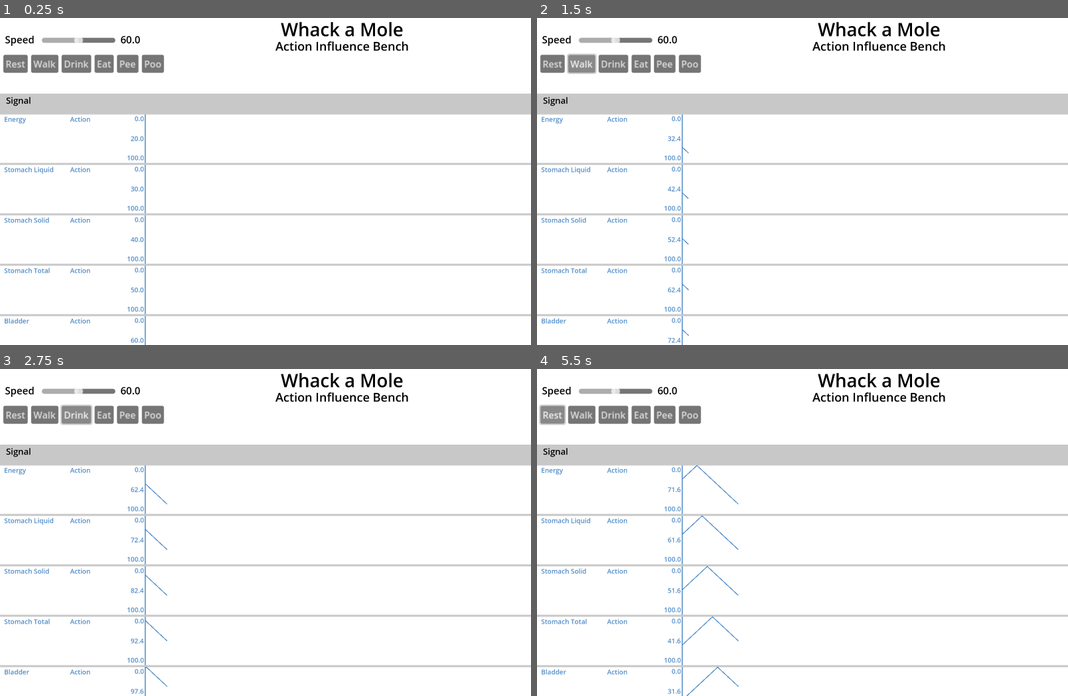
Above: before the commit, frames 1-4 (two rows, left to right).
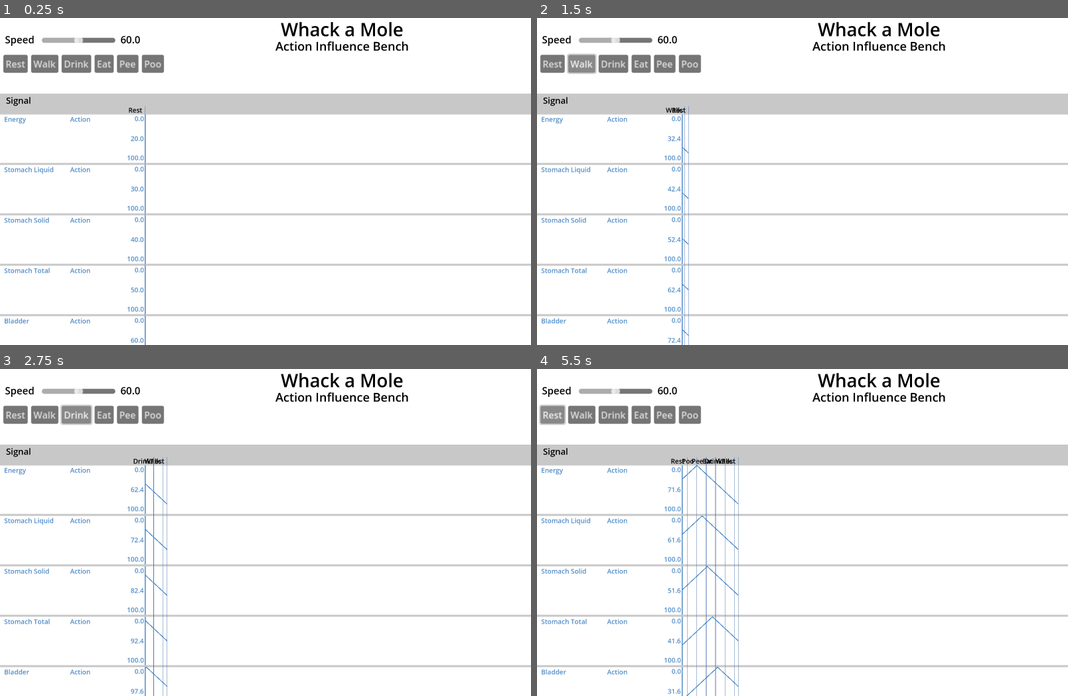
Above: after the commit, the same moments.

Repository: steampunkmind/mitw-action-influence-bench
Game: Godot game, scene res://bench.tscn
The game is run twice, just before and just after one commit, with the same random seed, the same clock (stepped at 60 frames per second) and the same inputs.
Inputs:
- Up to frame 1 (0.25 s): no input
- Up to frame 2 (1.5 s): click "Rest" at 0.5 s; click "Walk" at 1.25 s
- Up to frame 3 (2.75 s): click "Drink" at 2 s
- Up to frame 4 (5.5 s): click "Eat" at 2.75 s; click "Pee" at 3.5 s; click "Poo" at 4.25 s; click "Rest" at 5 s

The runs differ from the first frame. In frame 1, less than 0.1% of the frame differs, in the area x 24-28%, y 26-92%; in frame 2, 0.2%; in frame 3, 0.3%; in frame 4, 0.9%, in the area x 25-38%, y 26-100%.

Commit message:
Links action selection to graph

Diff:
--- a/action_buttons.gd
+++ b/action_buttons.gd
@@ -18,8 +18,10 @@
 		button.pressed.connect(_action_button_pressed.bind(action_dict))
 		add_child(button)
 		button_location = button.position.x + (button.size.x * button_scale.x) + button_margin
+	$ActionButtonTemplate.visible = false
 
-	$ActionButtonTemplate.visible = false
+	# Init bench with first action in array
+	_action_button_pressed(action_array[0])
 
 
 # Called every frame. 'delta' is the elapsed time since the previous frame.
--- a/bench.gd
+++ b/bench.gd
@@ -27,8 +27,8 @@
 
 
 func _on_timer_timeout() -> void:
-	$SignalGraph.add_frame()
+	$SignalGraph.add_frame_to_graph()
 
 
 func _on_action_button_pressed(dict: Dictionary) -> void:
-	print("Bench._on_action_button_pressed " + dict.name + " " + str(dict.get("Energy", 0)))
+	$SignalGraph.set_action(dict)
--- a/signal_graph.gd
+++ b/signal_graph.gd
@@ -4,10 +4,16 @@
 @export var signal_array_dicts: Array[Dictionary]
 @export var signal_graph_row_template: PackedScene
 
-var frame_count: float = 0
+var name_line_offset: float
+var action_names: Array[Control]
+var action_lines: Array[Node2D]
+
 
 # Called when the node enters the scene tree for the first time.
 func _ready() -> void:
+	$ActionNameTemplate.visible = false
+	$ActionLineTemplate.visible = false
+	name_line_offset = $ActionLineTemplate.position.x - ($ActionNameTemplate.position.x + $ActionNameTemplate.size.x)
 	var header_margin = 100
 	var row_margin = 10
 	var row_size = (size.y - header_margin) / signal_array_dicts.size()
@@ -29,7 +35,38 @@
 	pass
 
 
-func add_frame() -> void:
+func add_frame_to_graph() -> void:
+	for control in action_names:
+		if (control.position.x + control.size.x + name_line_offset < size.x):
+			control.position.x = control.position.x + 1
+
+	var waiting_count = 0
+	for node in action_lines:
+		node.position.x
+		if (node.position.x < size.x):
+			node.position.x = node.position.x + 1
+		else:
+			waiting_count += 1
+
+	if (waiting_count > 1):
+		action_names.remove_at(action_names.size() - 1)
+		action_lines.remove_at(action_lines.size() - 1)
+		remove_child(action_names.get(action_names.size() - 1))
+		remove_child(action_lines.get(action_lines.size() - 1))
+
 	for child in get_children():
 		if (is_instance_of(child, SignalGraphRow)):
 			child.add_frame_to_graph()
+
+
+func set_action(dict: Dictionary) -> void:
+	var new_action_name = $ActionNameTemplate.duplicate(1)
+	new_action_name.visible = true
+	new_action_name.text = dict.name
+	add_child(new_action_name)
+	action_names.insert(0, new_action_name)
+
+	var new_action_line = $ActionLineTemplate.duplicate(1)
+	new_action_line.visible = true
+	add_child(new_action_line)
+	action_lines.insert(0, new_action_line)
--- a/signal_graph.tscn
+++ b/signal_graph.tscn
@@ -7,13 +7,17 @@
 font_size = 42
 font_color = Color(0, 0, 0, 1)
 
+[sub_resource type="LabelSettings" id="LabelSettings_lqfjh"]
+font_size = 32
+font_color = Color(0, 0, 0, 1)
+
 [node name="SignalGraph" type="ColorRect"]
 anchors_preset = 2
 anchor_top = 1.0
 anchor_bottom = 1.0
 offset_top = -1950.0
 offset_right = 3300.0
-offset_bottom = -950.0
+offset_bottom = -390.0
 grow_vertical = 0
 script = ExtResource("1_kc2xn")
 signal_array_dicts = Array[Dictionary]([{
@@ -58,3 +62,20 @@
 offset_bottom = 74.0
 text = "Signal"
 label_settings = SubResource("LabelSettings_kc2xn")
+
+[node name="ActionNameTemplate" type="Label" parent="."]
+layout_mode = 0
+offset_left = 286.0
+offset_top = 56.0
+offset_right = 686.0
+offset_bottom = 101.0
+text = "Action"
+label_settings = SubResource("LabelSettings_lqfjh")
+horizontal_alignment = 2
+
+[node name="ActionLineTemplate" type="Line2D" parent="."]
+z_index = 1000
+position = Vector2(700, 60)
+points = PackedVector2Array(0, 0, 0, 1500)
+width = 2.0
+default_color = Color(0.313726, 0.470588, 0.705882, 1)
Not shown: 1 places in signal_graph.tscn that only renumber resources
